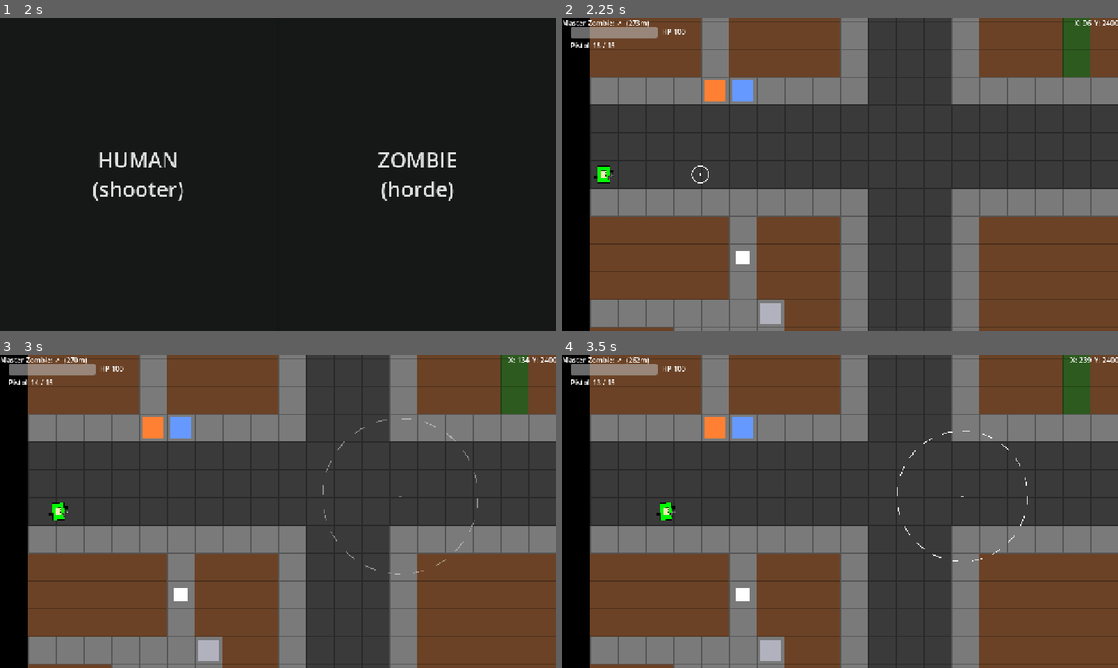
Above: before the commit, frames 1-4 (two rows, left to right).
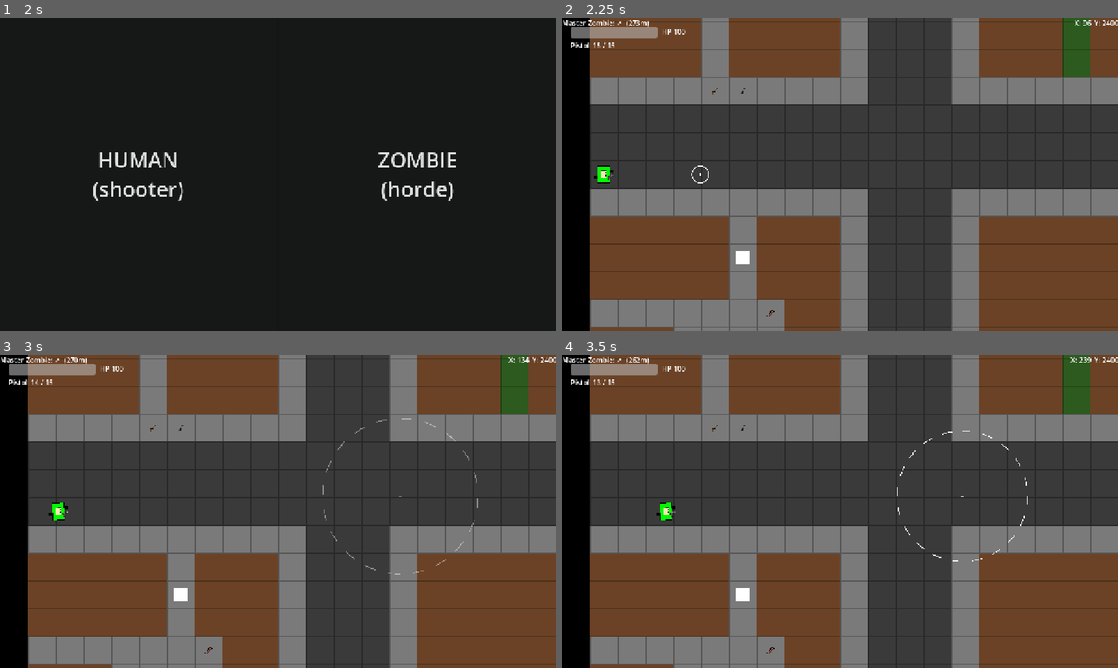
Above: after the commit, the same moments.

Repository: MKBSP/Zombie-game
Game: Godot game, scene res://scenes/ui/main_menu.tscn
Two runs of this game, one before a commit and one after it. Both use one fixed random seed, a clock stepped at 60 frames per second and the inputs below.
Inputs (mouse positions are in pixels of both pictures, inside the frame that each line leads up to):
- Up to frame 1 (2 s): click "PLAY" at 0.5 s; click "SINGLE PLAYER" at 1.25 s
- Up to frame 2 (2.25 s): click "HUMAN (shooter)" at 2 s
- Up to frame 3 (3 s): tap Enter (ui_accept) at 2.75 s; move the mouse to (400, 495) at 2.77 s; hold D (move_right) from 2.78 s (still down); hold Down (cam_down) from 2.78 s (still down); click (400, 495) at 2.92 s
- Up to frame 4 (3.5 s): keep holding D (move_right); keep holding Down (cam_down); tap Enter (ui_accept) at 3.02 s

Frame 1 is identical in both runs. In frame 2, 0.8% of the frame differs, in the area x 25-40%, y 19-98%; in frame 3, 0.8%; in frame 4, 0.8%.

Commit message:
feat(visuals): weapon PNGs on floor pickups

Diff:
--- a/scenes/pickup/pickup.gd
+++ b/scenes/pickup/pickup.gd
@@ -27,6 +27,14 @@
 	Weapons.MELEE: Kind.MELEE,
 }
 
+## Inverse of WEAPON_TO_KIND, for showing the weapon PNG on the floor.
+const KIND_TO_WEAPON := {
+	Kind.RIFLE: Weapons.RIFLE,
+	Kind.SHOTGUN: Weapons.SHOTGUN,
+	Kind.MACHINEGUN: Weapons.MACHINEGUN,
+	Kind.MELEE: Weapons.MELEE,
+}
+
 @export var kind: int = Kind.AMMO_MAG:
 	set(value):
 		kind = value
@@ -41,7 +49,12 @@
 
 func _refresh_color() -> void:
 	var s := get_node_or_null("Sprite2D")
-	if s:
+	if s == null:
+		return
+	if KIND_TO_WEAPON.has(kind):
+		s.texture = WeaponVisuals.texture(KIND_TO_WEAPON[kind])
+		s.modulate = Color.WHITE
+	else:
 		s.modulate = COLORS.get(kind, Color.WHITE)
 
 
